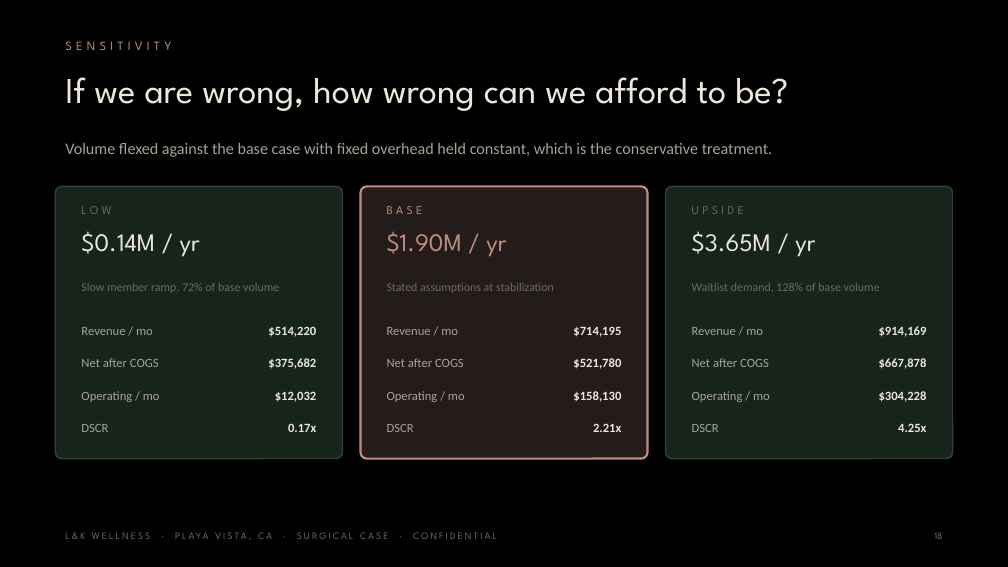
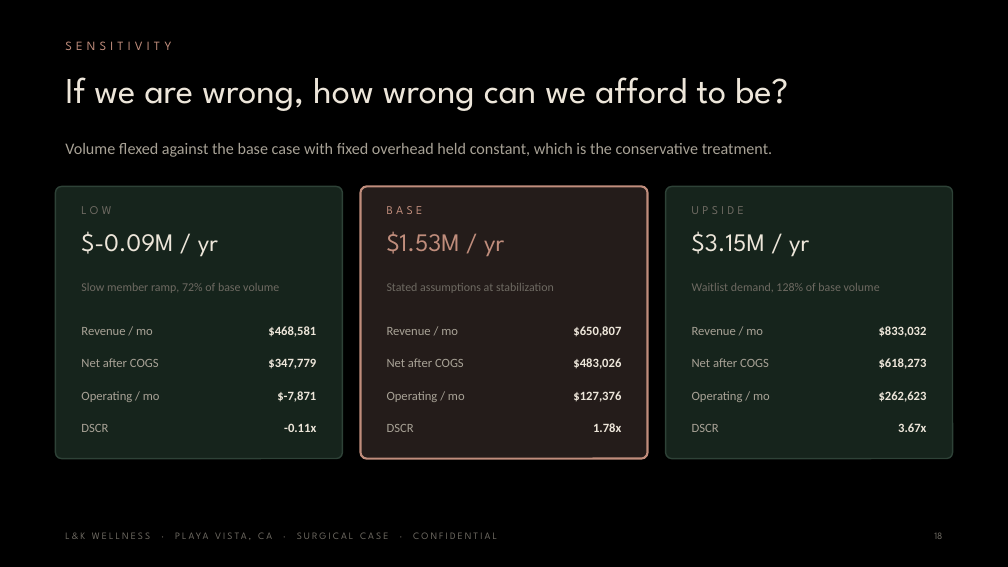
Before and after one commit to apexalpha811/lkwellness_OR, a slide deck: slide 18 of L-K-Wellness-Surgical-5.55M.pptx. Drawn at 1008x567 pixels with LibreOffice and Linux fonts; fonts in the diff are those of the drawing. Boxes give left, top, right and bottom in pixels: in the first picture for what was removed or moved away, otherwise in the second. Text is boxed around its words. In the diff, an @@ line names an element or a change of style, - is before the commit and + after.

```diff
--- a/L-K-Wellness-Surgical-5.55M.pptx
+++ b/L-K-Wellness-Surgical-5.55M.pptx
@@ text at box(81, 231, 218, 257): text changed @@
-$0.14M / yr
+$-0.09M / yr
@@ text at box(387, 232, 504, 256): text changed @@
-$1.90M / yr
+$1.53M / yr
@@ text at box(692, 231, 809, 257): text changed @@
-$3.65M / yr
+$3.15M / yr
@@ text at box(268, 326, 316, 337): text changed @@
-$514,220
+$468,581
@@ text at box(573, 326, 621, 337): text changed @@
-$714,195
+$650,807
@@ text at box(879, 326, 927, 337): text changed @@
-$914,169
+$833,032
@@ text at box(268, 358, 316, 369): text changed @@
-$375,682
+$347,779
@@ text at box(573, 358, 621, 369): text changed @@
-$521,780
+$483,026
@@ text at box(879, 358, 927, 369): text changed @@
-$667,878
+$618,273
@@ text at box(277, 391, 316, 402): text changed @@
-$12,032
+$-7,871
@@ text at box(573, 391, 621, 402): text changed @@
-$158,130
+$127,376
@@ text at box(879, 391, 927, 402): text changed @@
-$304,228
+$262,623
@@ text at box(284, 423, 316, 432): text changed @@
-0.17x
+-0.11x
@@ text at box(593, 423, 621, 432): text changed @@
-2.21x
+1.78x
@@ text at box(898, 423, 926, 432): text changed @@
-4.25x
+3.67x
```
Also in this commit, not shown: 14 other slides changed, 4 other files.
